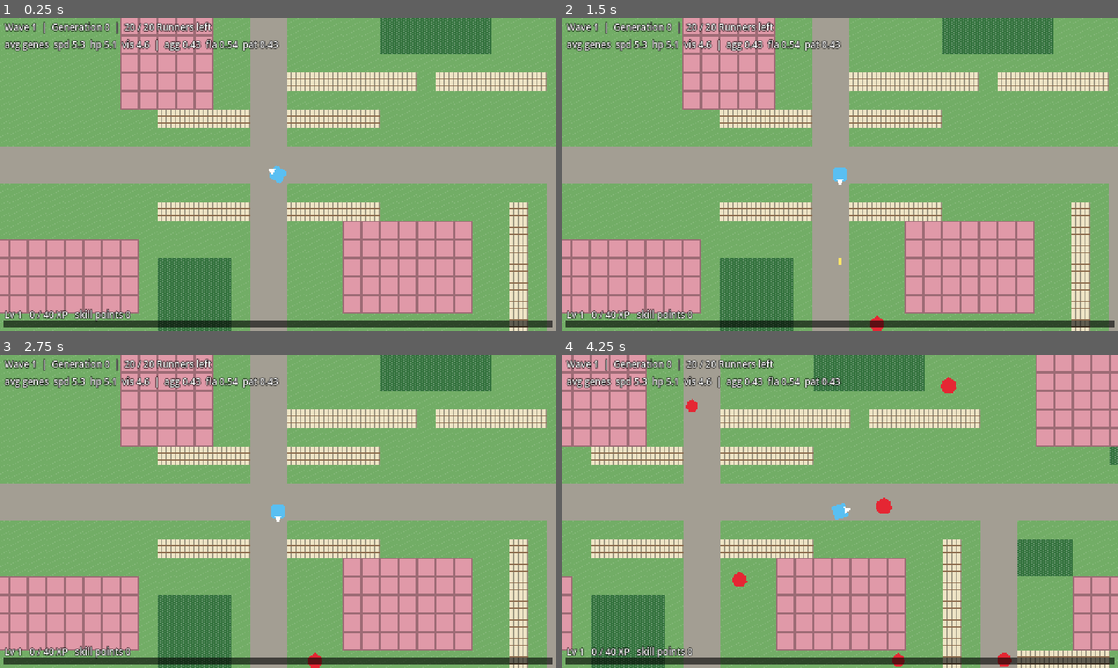
Above: before the commit, frames 1-4 (two rows, left to right).
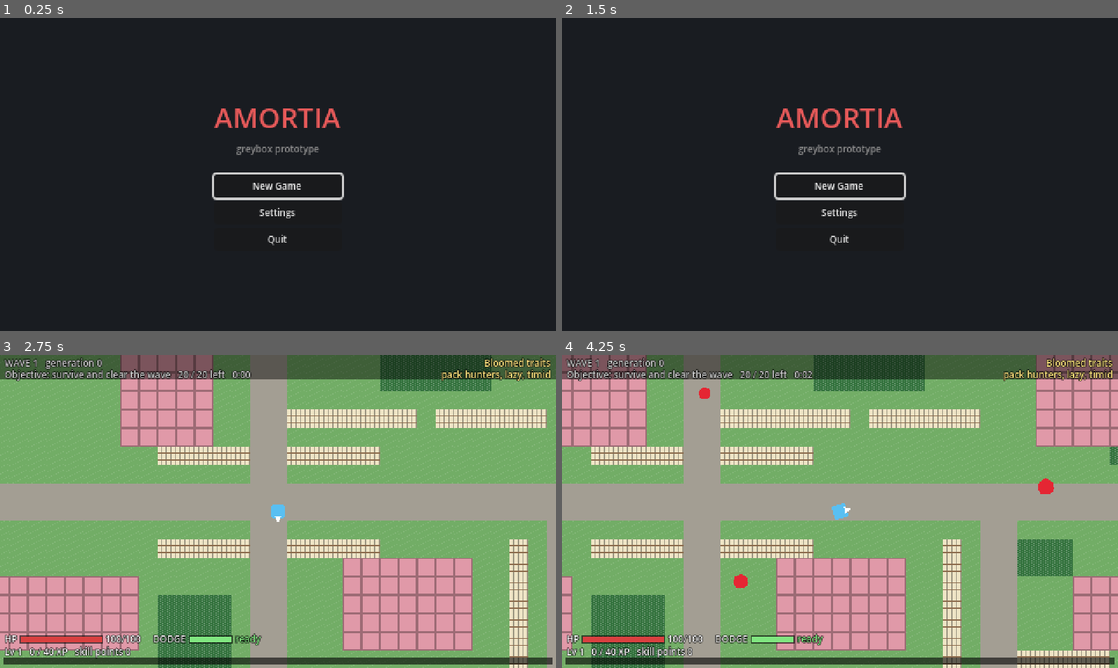
Above: after the commit, the same moments.

Repository: preritkothari16/amortia
Game: Godot game, scene res://ui/menus/main_menu.tscn
Two runs of this game, one before a commit and one after it. Both use one fixed random seed, a clock stepped at 60 frames per second and the inputs below. Before the commit the project starts from res://world/main.tscn.
Inputs (mouse positions are in pixels of both pictures, inside the frame that each line leads up to):
- Up to frame 1 (0.25 s): no input
- Up to frame 2 (1.5 s): click (840, 212) at 0.5 s, where only the run after the commit has a clickable "Settings"; click (840, 240) at 1.25 s, where only the run after the commit has a clickable "Back"
- Up to frame 3 (2.75 s): click (278, 524) at 2 s, where only the run after the commit has a clickable "New Game"
- Up to frame 4 (4.25 s): tap Enter (ui_accept) at 2.75, 3.02 s; move the mouse to (962, 495) at 2.77 s; hold D (move_right) 2.78-3.5 s; tap Space (dodge) at 2.85 s; click (962, 495) at 2.92 s; drag from (728, 527) to (973, 480) at 3.52 s

The runs differ from the first frame. In frame 1, 100% of the frame differs, in the area x 0-100%, y 0-100%; in frame 2, 100%; in frame 3, 9.5%; in frame 4, 10%.

Commit message:
Add prototype HUD and greybox main menu
HUD top bar shows wave, generation, current objective/status and the
dominant traits of the Bloomed in play; bottom-left panel shows HP and
dodge cooldown above the XP bar. New main menu scene (now the main scene)
with New Game, Continue (only when a save file exists), a Settings
placeholder and Quit. Minimal SaveSystem autoload exposes has_save() only.

Co-Authored-By: Claude Opus 5.5 <noreply@anthropic.com>

Diff:
--- /dev/null
+++ b/autoload/save_system.gd
@@ -0,0 +1,9 @@
+extends Node
+## Save slot access (GDD 10). Prototype: only answers "is there a save?" so the main menu can
+## show Continue. Writing and loading the save (XP, skills, wave, population) comes later.
+
+const SAVE_PATH: String = "user://save.json"
+
+
+func has_save() -> bool:
+	return FileAccess.file_exists(SAVE_PATH)
--- a/entities/player/player.gd
+++ b/entities/player/player.gd
@@ -27,6 +27,11 @@
 var is_invulnerable: bool:
 	get:
 		return _invuln_left > 0.0
+
+## Seconds until the next dodge is allowed (0 = ready). For the HUD.
+var dodge_cooldown_left: float:
+	get:
+		return _dodge_cooldown_left
 
 ## Seconds until the weapon can fire again.
 var _cooldown_left: float = 0.0
--- a/project.godot
+++ b/project.godot
@@ -11,12 +11,13 @@
 [application]
 
 config/name="Amortia"
-run/main_scene="res://world/main.tscn"
+run/main_scene="res://ui/menus/main_menu.tscn"
 config/features=PackedStringArray("4.7", "GL Compatibility")
 
 [autoload]
 
 EventBus="*res://autoload/event_bus.gd"
+SaveSystem="*res://autoload/save_system.gd"
 
 [display]
 
--- /dev/null
+++ b/ui/hud/player_status.gd
@@ -0,0 +1,64 @@
+class_name PlayerStatus
+extends Control
+## Greybox player panel, bottom-left above the XP bar: HP bar and dodge cooldown.
+## Ammo is not shown because weapons have no ammo yet.
+
+const FONT_SIZE: int = 8
+const BAR_SIZE: Vector2 = Vector2(70, 5)
+const DODGE_SIZE: Vector2 = Vector2(36, 5)
+const MARGIN: float = 4.0
+## Distance from the bottom edge, leaving room for the XP bar and its text.
+const BOTTOM_OFFSET: float = 22.0
+const COLOR_BACK: Color = Color(0, 0, 0, 0.6)
+const COLOR_HP: Color = Color(0.85, 0.25, 0.25)
+const COLOR_DODGE_READY: Color = Color(0.5, 0.9, 0.5)
+const COLOR_DODGE_WAIT: Color = Color(0.55, 0.55, 0.55)
+
+var player: Player
+
+
+func _ready() -> void:
+	mouse_filter = Control.MOUSE_FILTER_IGNORE
+
+
+func _process(_delta: float) -> void:
+	queue_redraw()
+
+
+func _draw() -> void:
+	if player == null or player.stats == null:
+		return
+	var font: Font = ThemeDB.fallback_font
+	var y: float = size.y - BOTTOM_OFFSET
+	var x: float = MARGIN
+
+	# HP: label, bar, numbers.
+	x = _text(font, Vector2(x, y), "HP", Color.WHITE) + 3.0
+	var hp_ratio: float = clampf(player.health / player.stats.max_health, 0.0, 1.0)
+	_bar(Rect2(x, y - BAR_SIZE.y, BAR_SIZE.x, BAR_SIZE.y), hp_ratio, COLOR_HP)
+	x += BAR_SIZE.x + 3.0
+	x = _text(font, Vector2(x, y), "%d/%d" % [ceili(player.health), roundi(player.stats.max_health)], Color.WHITE)
+
+	# Dodge: fills up while cooling down, green when ready.
+	x += 10.0
+	x = _text(font, Vector2(x, y), "DODGE", Color.WHITE) + 3.0
+	var left: float = player.dodge_cooldown_left
+	var is_ready: bool = left <= 0.0
+	var ratio: float = 1.0 if is_ready else 1.0 - left / player.stats.dodge_cooldown
+	_bar(Rect2(x, y - DODGE_SIZE.y, DODGE_SIZE.x, DODGE_SIZE.y), ratio,
+		COLOR_DODGE_READY if is_ready else COLOR_DODGE_WAIT)
+	x += DODGE_SIZE.x + 3.0
+	_text(font, Vector2(x, y), "ready" if is_ready else "%.1f s" % left,
+		COLOR_DODGE_READY if is_ready else COLOR_DODGE_WAIT)
+
+
+func _bar(rect: Rect2, ratio: float, color: Color) -> void:
+	draw_rect(rect.grow(1.0), COLOR_BACK)
+	draw_rect(Rect2(rect.position, Vector2(rect.size.x * ratio, rect.size.y)), color)
+
+
+## Draws outlined text with its baseline at `pos`; returns the x where it ends.
+func _text(font: Font, pos: Vector2, text: String, color: Color) -> float:
+	draw_string_outline(font, pos, text, HORIZONTAL_ALIGNMENT_LEFT, -1.0, FONT_SIZE, 2, Color.BLACK)
+	draw_string(font, pos, text, HORIZONTAL_ALIGNMENT_LEFT, -1.0, FONT_SIZE, color)
+	return pos.x + font.get_string_size(text, HORIZONTAL_ALIGNMENT_LEFT, -1.0, FONT_SIZE).x
--- a/ui/hud/wave_hud.gd
+++ b/ui/hud/wave_hud.gd
@@ -1,27 +1,68 @@
 class_name WaveHud
-extends Label
-## Greybox HUD text for the evolution loop: wave, generation, enemies left, last fitness,
-## the current population's average genes, and the countdown between waves.
+extends Control
+## Greybox top HUD bar (GDD 9.1). Left: wave, generation and the current objective/status.
+## Right: the dominant traits of the Runners in play, so evolution is visible mid-wave.
+## Detailed gene numbers stay in the Wave Report and the F7 overlay.
+
+const FONT_SIZE: int = 8
+const COLOR_TRAITS: Color = Color(1.0, 0.9, 0.5)
+const COLOR_STATUS: Color = Color(0.8, 0.8, 0.8)
 
 var wave_manager: WaveManager
+
+var _left: Label
+var _right: Label
+
+
+func _ready() -> void:
+	mouse_filter = Control.MOUSE_FILTER_IGNORE
+	process_mode = Node.PROCESS_MODE_ALWAYS  # keep the status right while the report pauses
+	var bar: ColorRect = ColorRect.new()
+	bar.color = Color(0, 0, 0, 0.45)
+	bar.set_anchors_preset(Control.PRESET_TOP_WIDE)
+	bar.custom_minimum_size = Vector2(0, 21)
+	bar.mouse_filter = Control.MOUSE_FILTER_IGNORE
+	add_child(bar)
+	# Both labels span the bar; alignment puts one on each side.
+	_left = _make_label(HORIZONTAL_ALIGNMENT_LEFT)
+	_right = _make_label(HORIZONTAL_ALIGNMENT_RIGHT)
 
 
 func _process(_delta: float) -> void:
 	if wave_manager == null:
 		return
 	var wm: WaveManager = wave_manager
-	var lines: PackedStringArray = PackedStringArray()
-	var status: String = "%d / %d Runners left" % [wm.alive.size(), wm.population.size()]
+	_left.text = "WAVE %d   generation %d\n%s" % [wm.wave_number, wm.generation, _status(wm)]
+	var traits: String = "-"
+	if not wm.population.is_empty() and wm.population[0] != null:
+		traits = WaveReport.dominant_traits(WaveManager.gene_means(wm.population), false)
+	_right.text = "Bloomed traits\n" + traits
+	_right.add_theme_color_override("font_color", COLOR_TRAITS)
+
+
+## One line: what the player should be doing right now.
+func _status(wm: WaveManager) -> String:
+	if wm.waiting_for_continue:
+		return "Wave cleared - read the report, then Continue"
 	if wm.intermission_left >= 0.0:
-		status = "next wave in %.1f s" % wm.intermission_left
-	elif wm.waiting_for_continue:
-		status = "wave over - see report"
-	lines.append("Wave %d  |  Generation %d  |  %s" % [wm.wave_number, wm.generation, status])
-	if not wm.history.is_empty():
-		var last: Dictionary = wm.history[-1]
-		lines.append("last wave fitness: best %.2f  mean %.2f" % [last["best_fitness"], last["mean_fitness"]])
-	if not wm.population.is_empty() and wm.population[0] != null:
-		var m: Dictionary = WaveManager.gene_means(wm.population)
-		lines.append("avg genes  spd %.1f  hp %.1f  vis %.1f  |  agg %.2f  fla %.2f  pat %.2f" % [
-			m["speed"], m["health"], m["vision"], m["aggression"], m["flanking"], m["patience"]])
-	text = "\n".join(lines)
+		return "Next wave in %.1f s" % wm.intermission_left
+	var seconds: int = int(wm.wave_seconds)
+	return "Objective: survive and clear the wave   %d / %d left   %d:%02d" % [
+		wm.alive.size(), wm.population.size(), seconds / 60, seconds % 60]
+
+
+func _make_label(align: HorizontalAlignment) -> Label:
+	var l: Label = Label.new()
+	l.horizontal_alignment = align
+	l.mouse_filter = Control.MOUSE_FILTER_IGNORE
+	l.add_theme_font_size_override("font_size", FONT_SIZE)
+	l.add_theme_color_override("font_color", COLOR_STATUS)
+	l.add_theme_color_override("font_outline_color", Color.BLACK)
+	l.add_theme_constant_override("outline_size", 2)
+	l.add_theme_constant_override("line_spacing", -2)
+	add_child(l)
+	l.set_anchors_and_offsets_preset(Control.PRESET_TOP_WIDE)
+	l.offset_left = 4.0
+	l.offset_right = -4.0
+	l.offset_top = 1.0
+	return l
--- /dev/null
+++ b/ui/menus/main_menu.gd
@@ -0,0 +1,98 @@
+class_name MainMenu
+extends Control
+## Greybox main menu: New Game, Continue (only if a save exists), Settings (placeholder), Quit.
+## Built in code like the other prototype menus. Keyboard: arrows + Enter, Esc closes Settings.
+
+const GAME_SCENE: String = "res://world/main.tscn"
+const FONT_SIZE: int = 8
+const BUTTON_SIZE: Vector2 = Vector2(110, 16)
+
+var _menu: VBoxContainer
+var _settings: VBoxContainer
+var _new_game_button: Button
+var _continue_button: Button
+
+
+func _ready() -> void:
+	get_tree().paused = false  # in case we come back here from a paused game
+	var backdrop: ColorRect = ColorRect.new()
+	backdrop.color = Color(0.1, 0.11, 0.13)
+	backdrop.set_anchors_preset(Control.PRESET_FULL_RECT)
+	add_child(backdrop)
+	var center: CenterContainer = CenterContainer.new()
+	center.set_anchors_preset(Control.PRESET_FULL_RECT)
+	add_child(center)
+	var column: VBoxContainer = VBoxContainer.new()
+	column.add_theme_constant_override("separation", 4)
+	center.add_child(column)
+
+	_add_label(column, "AMORTIA", 24, Color(0.9, 0.35, 0.35))
+	_add_label(column, "greybox prototype", FONT_SIZE, Color(0.55, 0.55, 0.55))
+	var gap: Control = Control.new()
+	gap.custom_minimum_size = Vector2(0, 8)
+	column.add_child(gap)
+
+	_menu = VBoxContainer.new()
+	_menu.add_theme_constant_override("separation", 3)
+	column.add_child(_menu)
+	_new_game_button = _add_button(_menu, "New Game", _on_new_game)
+	_continue_button = _add_button(_menu, "Continue", _on_continue)
+	_continue_button.visible = SaveSystem.has_save()
+	_add_button(_menu, "Settings", _show_settings.bind(true))
+	_add_button(_menu, "Quit", _on_quit)
+
+	_settings = VBoxContainer.new()
+	_settings.add_theme_constant_override("separation", 3)
+	_settings.visible = false
+	column.add_child(_settings)
+	_add_label(_settings, "SETTINGS", 10, Color.WHITE)
+	_add_label(_settings, "Audio, controls and display\noptions come in a later phase.", FONT_SIZE, Color(0.6, 0.6, 0.6))
+	_add_button(_settings, "Back", _show_settings.bind(false))
+
+	_new_game_button.grab_focus()
+
+
+func _unhandled_input(event: InputEvent) -> void:
+	if _settings.visible and event.is_action_pressed("ui_cancel"):
+		get_viewport().set_input_as_handled()
+		_show_settings(false)
+
+
+func _on_new_game() -> void:
+	get_tree().change_scene_to_file(GAME_SCENE)
+
+
+## Loading isn't built yet; for now this starts the game like New Game.
+func _on_continue() -> void:
+	get_tree().change_scene_to_file(GAME_SCENE)
+
+
+func _on_quit() -> void:
+	get_tree().quit()
+
+
+func _show_settings(open: bool) -> void:
+	_menu.visible = not open
+	_settings.visible = open
+	var first: Button = (_settings if open else _menu).get_children().filter(
+		func(c: Node) -> bool: return c is Button and c.visible)[0]
+	first.grab_focus()
+
+
+func _add_button(parent: Control, text: String, action: Callable) -> Button:
+	var b: Button = Button.new()
+	b.text = text
+	b.custom_minimum_size = BUTTON_SIZE
+	b.add_theme_font_size_override("font_size", FONT_SIZE)
+	b.pressed.connect(action)
+	parent.add_child(b)
+	return b
+
+
+func _add_label(parent: Control, text: String, font_size: int, color: Color) -> void:
+	var l: Label = Label.new()
+	l.text = text
+	l.horizontal_alignment = HORIZONTAL_ALIGNMENT_CENTER
+	l.add_theme_font_size_override("font_size", font_size)
+	l.add_theme_color_override("font_color", color)
+	parent.add_child(l)
--- /dev/null
+++ b/ui/menus/main_menu.tscn
@@ -0,0 +1,12 @@
+[gd_scene load_steps=2 format=3]
+
+[ext_resource type="Script" path="res://ui/menus/main_menu.gd" id="1_menu"]
+
+[node name="MainMenu" type="Control"]
+layout_mode = 3
+anchors_preset = 15
+anchor_right = 1.0
+anchor_bottom = 1.0
+grow_horizontal = 2
+grow_vertical = 2
+script = ExtResource("1_menu")
--- a/ui/menus/wave_report.gd
+++ b/ui/menus/wave_report.gd
@@ -105,7 +105,7 @@
 	_label("Fitness  best %.3f   average %.3f      (avg  D %.2f  P %.2f  S %.2f  O %.2f)" % [
 		s["best_fitness"], s["mean_fitness"], c[Fitness.D], c[Fitness.P], c[Fitness.S], c[Fitness.O]])
 	_label("Fitness history (best / avg):  " + _history_text(), FONT_SIZE, COLOR_SAME)
-	_label("Dominant traits:  " + _dominant_traits(after), FONT_SIZE, Color(1, 0.9, 0.5))
+	_label("Dominant traits:  " + dominant_traits(after), FONT_SIZE, Color(1, 0.9, 0.5))
 	_spacer()
 
 	var grid: GridContainer = GridContainer.new()
@@ -142,7 +142,8 @@
 
 
 ## The 3 gene averages furthest from "average" (5 for stats, 0.5 for behaviour), as words.
-func _dominant_traits(means: Dictionary) -> String:
+## Also used by the HUD (without the numbers).
+static func dominant_traits(means: Dictionary, show_values: bool = true) -> String:
 	var scored: Array = []
 	for gene: String in TRAIT_WORDS:
 		var is_stat: bool = Genome.STAT_GENES.has(StringName(gene))
@@ -156,8 +157,10 @@
 			break
 		var gene: String = entry[1]
 		var word: String = TRAIT_WORDS[gene][0 if entry[2] > 0.0 else 1]
-		words.append("%s (%s %.2f)" % [word, gene, means[gene]])
-	return ", ".join(words) if not words.is_empty() else "balanced (no gene far from average)"
+		words.append("%s (%s %.2f)" % [word, gene, means[gene]] if show_values else word)
+	if words.is_empty():
+		return "balanced (no gene far from average)" if show_values else "balanced"
+	return ", ".join(words)
 
 
 func _history_text() -> String:
--- a/world/main.gd
+++ b/world/main.gd
@@ -29,6 +29,7 @@
 @onready var _wave_hud: WaveHud = $HUD/WaveHud
 @onready var _wave_report: WaveReport = $HUD/WaveReport
 @onready var _xp_bar: XpBar = $HUD/XpBar
+@onready var _player_status: PlayerStatus = $HUD/PlayerStatus
 @onready var _skill_menu: SkillTreeMenu = $HUD/SkillTreeMenu
 
 
@@ -48,6 +49,7 @@
 	_wave_report.wave_manager = _wave_manager
 	_xp_bar.progression = _player.progression
 	_skill_menu.player = _player
+	_player_status.player = _player
 
 	_player.global_position = _map.get_player_spawn()
 	var bounds: Rect2 = _map.get_world_rect()
--- a/world/main.tscn
+++ b/world/main.tscn
@@ -19,6 +19,7 @@
 [ext_resource type="Script" path="res://ui/menus/wave_report.gd" id="17_report"]
 [ext_resource type="Script" path="res://ui/hud/xp_bar.gd" id="18_xp_bar"]
 [ext_resource type="Script" path="res://ui/menus/skill_tree_menu.gd" id="19_skills"]
+[ext_resource type="Script" path="res://ui/hud/player_status.gd" id="20_status"]
 
 [node name="Main" type="Node2D"]
 script = ExtResource("1_main")
@@ -53,15 +54,25 @@
 
 [node name="HUD" type="CanvasLayer" parent="."]
 
-[node name="WaveHud" type="Label" parent="HUD"]
-offset_left = 4.0
-offset_top = 2.0
-offset_right = 476.0
-offset_bottom = 40.0
-theme_override_font_sizes/font_size = 8
-theme_override_colors/font_outline_color = Color(0, 0, 0, 1)
-theme_override_constants/outline_size = 2
+[node name="WaveHud" type="Control" parent="HUD"]
+layout_mode = 3
+anchors_preset = 15
+anchor_right = 1.0
+anchor_bottom = 1.0
+grow_horizontal = 2
+grow_vertical = 2
+mouse_filter = 2
 script = ExtResource("16_hud")
+
+[node name="PlayerStatus" type="Control" parent="HUD"]
+layout_mode = 3
+anchors_preset = 15
+anchor_right = 1.0
+anchor_bottom = 1.0
+grow_horizontal = 2
+grow_vertical = 2
+mouse_filter = 2
+script = ExtResource("20_status")
 
 [node name="XpBar" type="Control" parent="HUD"]
 layout_mode = 3
Not shown, added: autoload/save_system.gd.uid
Not shown, added: ui/hud/player_status.gd.uid
Not shown, added: ui/menus/main_menu.gd.uid
Not shown: 1 places in world/main.tscn that only renumber resources
Not shown, changed: HANDOFF.md
